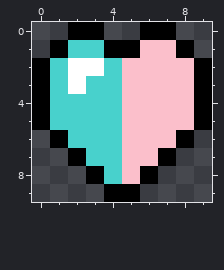
Two states of a pixel-art sprite, assets/kzHeart.png. The picture above is the old version.
The file is 50x50 pixels, drawn in blocks of 5x5; one block is one cell here.
The result:
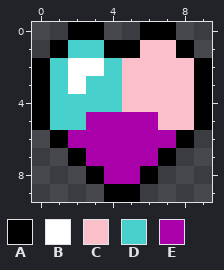
Palette (. is transparent): A #000000  B #ffffff  C #fbbfcb  D #48d1cc  E #aa00aa
Changes in this commit:
Colour E replaces colour C in row 5 at x 5 to 6; in row 6 at x 5 to 7; in row 7 at x 5 to 6; in row 8 at x 5.
Colour E replaces colour D in row 5 at x 3 to 4; in row 6 at x 2 to 4; in row 7 at x 3 to 4; in row 8 at x 4.
